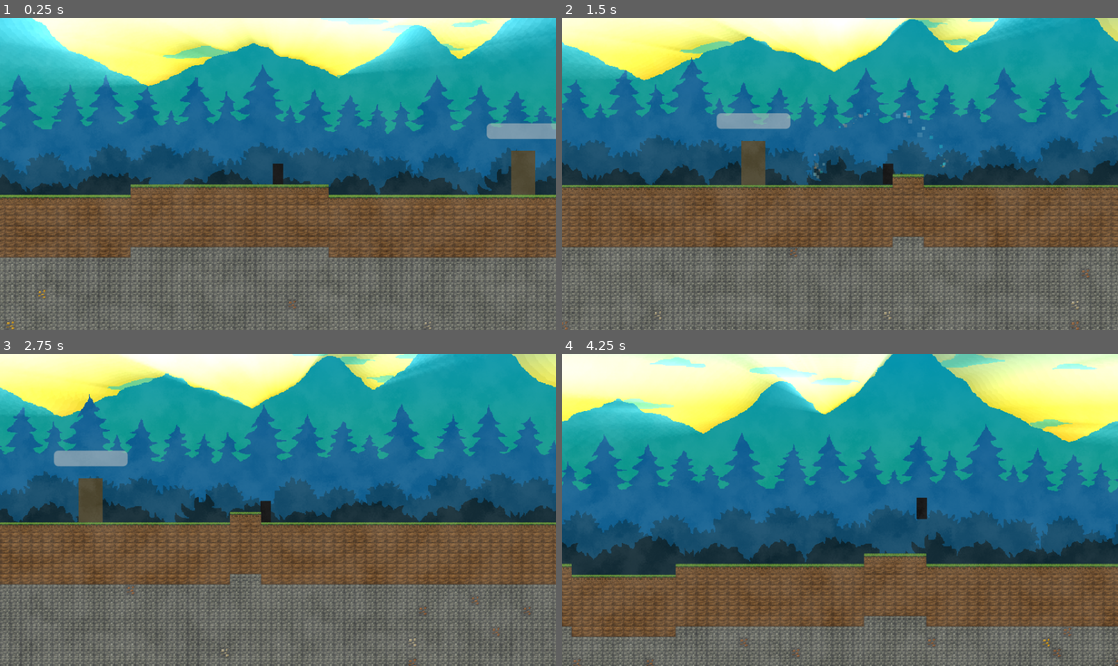
Above: before the commit, frames 1-4 (two rows, left to right).
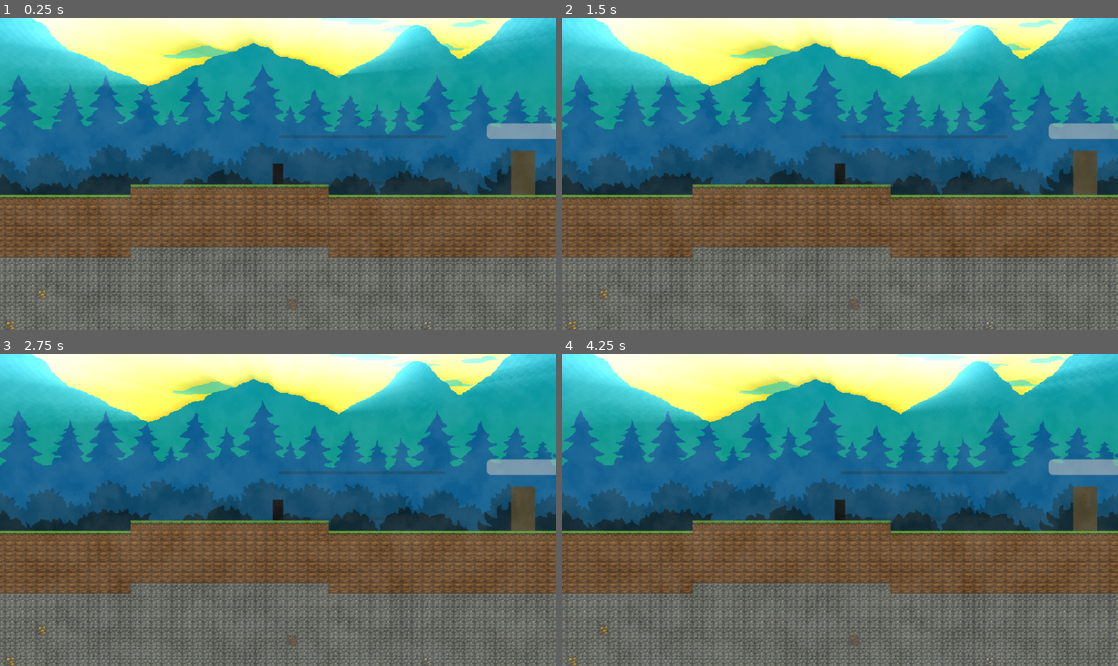
Above: after the commit, the same moments.

Repository: terriblepanic/first-game
Game: Godot game, scene res://scenes/Main.tscn
Same seed, same stepped clock (60 frames per second), same inputs: the game is played once before the commit and once after it.
Inputs (mouse positions are in pixels of both pictures, inside the frame that each line leads up to):
- Up to frame 1 (0.25 s): no input
- Up to frame 2 (1.5 s): tap Enter at 0.5 s; move the mouse to (962, 158) at 0.52 s; hold D (move_right) from 0.53 s (still down); click (962, 158) at 0.6 s; tap Space (jump) at 0.77 s; move the mouse to (728, 189) at 1.27 s; click (728, 189) at 1.35 s
- Up to frame 3 (2.75 s): tap Space (jump) at 1.52 s; move the mouse to (333, 441) at 2.02 s; release D (move_right) at 2.03 s; hold A (move_left) from 2.03 s (still down); click (333, 441) at 2.1 s
- Up to frame 4 (4.25 s): move the mouse to (812, 572) at 2.77 s; release A (move_left) at 2.78 s; hold D (move_right) from 2.78 s (still down); click (812, 572) at 2.85 s; tap Space (jump) at 3.02, 3.77 s; move the mouse to (1006, 556) at 3.52 s; click (1006, 556) at 3.6 s; tap I (open_inventory, bound only after the commit) at 4.15 s

The runs differ from the first frame. In frame 1, 0.3% of the frame differs, in the area x 0-100%, y 37-90%; in frame 2, 41%; in frame 3, 44%; in frame 4, 66%, in the area x 0-100%, y 0-100%.
Error after the commit: Parse Error: Used tab character for indentation instead of space as used before in the file. (res://scripts/player.gd:27)

Commit message:
Add basic HUD and inventory UI

Diff:
--- a/project.godot
+++ b/project.godot
@@ -49,6 +49,10 @@
 "events": [Object(InputEventKey,"resource_local_to_scene":false,"resource_name":"","device":-1,"window_id":0,"alt_press …(191 unchanged characters)…
 ]
 }
+open_inventory={
+"deadzone": 0.2,
+"events": [Object(InputEventKey,"resource_local_to_scene":false,"resource_name":"","device":-1,"window_id":0,"alt_pressed":false,"shift_pressed":false,"ctrl_pressed":false,"meta_pressed":false,"pressed":false,"keycode":0,"physical_keycode":73,"key_label":0,"unicode":105,"location":0,"echo":false,"script":null)]
+}
 
 [rendering]
 
--- a/scenes/Main.tscn
+++ b/scenes/Main.tscn
@@ -15,6 +15,7 @@
 [ext_resource type="PackedScene" uid="uid://jubqgarq03kq" path="res://scenes/fog_layer.tscn" id="12_bjd11"]
 [ext_resource type="Shader" uid="uid://cq0tvmh3a0lof" path="res://shaders/god_rays.gdshader" id="13_qmy6f"]
 [ext_resource type="TileSet" uid="uid://cx0ix7fgfoa71" path="res://assets/tilesets/world_tiles.tres" id="14_mwfav"]
+[ext_resource type="Script" path="res://scripts/hud.gd" id="15_hud"]
 
 [sub_resource type="ShaderMaterial" id="ShaderMaterial_mwfav"]
 shader = ExtResource("13_qmy6f")
@@ -152,3 +153,67 @@
 position = Vector2(-591, -480)
 tile_set = ExtResource("14_mwfav")
 use_kinematic_bodies = true
+
+[node name="HUDLayer" type="CanvasLayer" parent="."]
+script = ExtResource("15_hud")
+
+[node name="HUD" type="Control" parent="HUDLayer"]
+
+[node name="HealthBar" type="ProgressBar" parent="HUD"]
+anchors_preset = 0
+anchor_right = 0.3
+show_percentage = false
+
+[node name="ManaBar" type="ProgressBar" parent="HUD"]
+anchors_preset = 0
+anchor_top = 0.1
+anchor_bottom = 0.1
+anchor_right = 0.3
+offset_top = 20.0
+show_percentage = false
+
+[node name="QuickSlots" type="HBoxContainer" parent="HUD"]
+anchors_preset = 8
+anchor_left = 0.25
+anchor_right = 0.75
+anchor_bottom = 1.0
+offset_bottom = -10.0
+[node name="Slot1" type="TextureRect" parent="HUD/QuickSlots"]
+[node name="Slot2" type="TextureRect" parent="HUD/QuickSlots"]
+[node name="Slot3" type="TextureRect" parent="HUD/QuickSlots"]
+[node name="Slot4" type="TextureRect" parent="HUD/QuickSlots"]
+[node name="Slot5" type="TextureRect" parent="HUD/QuickSlots"]
+[node name="Slot6" type="TextureRect" parent="HUD/QuickSlots"]
+[node name="Slot7" type="TextureRect" parent="HUD/QuickSlots"]
+[node name="Slot8" type="TextureRect" parent="HUD/QuickSlots"]
+[node name="Slot9" type="TextureRect" parent="HUD/QuickSlots"]
+[node name="Slot10" type="TextureRect" parent="HUD/QuickSlots"]
+
+[node name="InventoryPanel" type="Panel" parent="HUD"]
+visible = false
+anchors_preset = 15
+anchor_left = 0.25
+anchor_top = 0.25
+anchor_right = 0.75
+anchor_bottom = 0.75
+
+[node name="InventoryGrid" type="GridContainer" parent="HUD/InventoryPanel"]
+columns = 5
+[node name="InvSlot1" type="TextureRect" parent="HUD/InventoryPanel/InventoryGrid"]
+[node name="InvSlot2" type="TextureRect" parent="HUD/InventoryPanel/InventoryGrid"]
+[node name="InvSlot3" type="TextureRect" parent="HUD/InventoryPanel/InventoryGrid"]
+[node name="InvSlot4" type="TextureRect" parent="HUD/InventoryPanel/InventoryGrid"]
+[node name="InvSlot5" type="TextureRect" parent="HUD/InventoryPanel/InventoryGrid"]
+[node name="InvSlot6" type="TextureRect" parent="HUD/InventoryPanel/InventoryGrid"]
+[node name="InvSlot7" type="TextureRect" parent="HUD/InventoryPanel/InventoryGrid"]
+[node name="InvSlot8" type="TextureRect" parent="HUD/InventoryPanel/InventoryGrid"]
+[node name="InvSlot9" type="TextureRect" parent="HUD/InventoryPanel/InventoryGrid"]
+[node name="InvSlot10" type="TextureRect" parent="HUD/InventoryPanel/InventoryGrid"]
+
+[node name="MiniMap" type="TextureRect" parent="HUD"]
+anchors_preset = 3
+anchor_left = 1.0
+anchor_top = 0.0
+offset_left = -150
+offset_top = 10
+custom_minimum_size = Vector2(140, 80)
--- /dev/null
+++ b/scripts/hud.gd
@@ -0,0 +1,25 @@
+extends CanvasLayer
+
+@onready var inventory_panel: Control = $HUD/InventoryPanel
+@onready var health_bar: ProgressBar = $HUD/HealthBar
+@onready var mana_bar: ProgressBar = $HUD/ManaBar
+
+func _ready() -> void:
+    var player = get_parent().get_node("Player")
+    if player:
+        if player.has_signal("health_changed"):
+            player.health_changed.connect(_on_player_health_changed)
+        if player.has_signal("mana_changed"):
+            player.mana_changed.connect(_on_player_mana_changed)
+
+func _process(_delta: float) -> void:
+    if Input.is_action_just_pressed("open_inventory"):
+        inventory_panel.visible = not inventory_panel.visible
+
+func _on_player_health_changed(value: int, max_value: int) -> void:
+    health_bar.max_value = max_value
+    health_bar.value = value
+
+func _on_player_mana_changed(value: int, max_value: int) -> void:
+    mana_bar.max_value = max_value
+    mana_bar.value = value
--- a/scripts/player.gd
+++ b/scripts/player.gd
@@ -4,16 +4,25 @@
 @export var jump_velocity := -400.0
 @export var gravity := 1200.0
 @export var attack_cooldown := 0.2
+@export var max_health := 100
+@export var max_mana := 50
+
+signal health_changed(value: int, max_value: int)
+signal mana_changed(value: int, max_value: int)
 
 @onready var attack_area: Area2D = $AttackArea
 @onready var attack_animation: GPUParticles2D = $AttackAnimation
 
 var _attack_timer := 0.0
 var _is_attacking := false
+var health := max_health
+var mana := max_mana
 
 func _ready() -> void:
-	attack_area.monitoring = false
-	attack_area.area_entered.connect(_on_attack_area_entered)
+        attack_area.monitoring = false
+        attack_area.area_entered.connect(_on_attack_area_entered)
+        emit_signal("health_changed", health, max_health)
+        emit_signal("mana_changed", mana, max_mana)
 
 func _physics_process(delta: float) -> void:
 	var direction := Input.get_axis("move_left", "move_right")
@@ -42,5 +51,13 @@
 	attack_area.monitoring = true
 
 func _on_attack_area_entered(area: Area2D) -> void:
-	if area.has_method("take_damage"):
-		area.take_damage(1)
+        if area.has_method("take_damage"):
+                area.take_damage(1)
+
+func take_damage(amount: int) -> void:
+        health = clamp(health - amount, 0, max_health)
+        emit_signal("health_changed", health, max_health)
+
+func use_mana(amount: int) -> void:
+        mana = clamp(mana - amount, 0, max_mana)
+        emit_signal("mana_changed", mana, max_mana)
Not shown: 1 places in scenes/Main.tscn that only renumber resources
